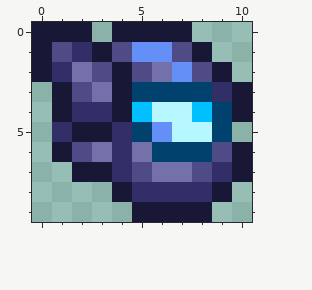
Pixel-art sprite -- Items/Sets/PreHardmode/Granite/GraniteHelm.png. Above: the version before the commit.
The file is 22x20 pixels, drawn in blocks of 2x2; one block is one cell here.
The result:
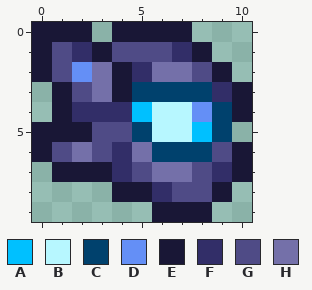
Palette (. is transparent): A #00c0ff  B #b7f7ff  C #00416d  D #648ff6  E #191736  F #322e68  G #4f4b86  H #7470a9
Changes in this commit:
y 1: x 5..7 DDG -> GGF
y 2: x 1..3 FHG -> GDH; x 5 G -> F; x 7 D -> H
y 4: x 4 E -> F; x 8 A -> D
y 5: x 0..1 .F -> EE; x 3..4 EF -> GG; x 6 D -> B; x 8 B -> A
y 6: x 0..3 .EGH -> EGHG
y 7: x 1 . -> E
y 8: x 5 F -> E; x 7..8 FF -> GG
y 9: x 5 E -> .
